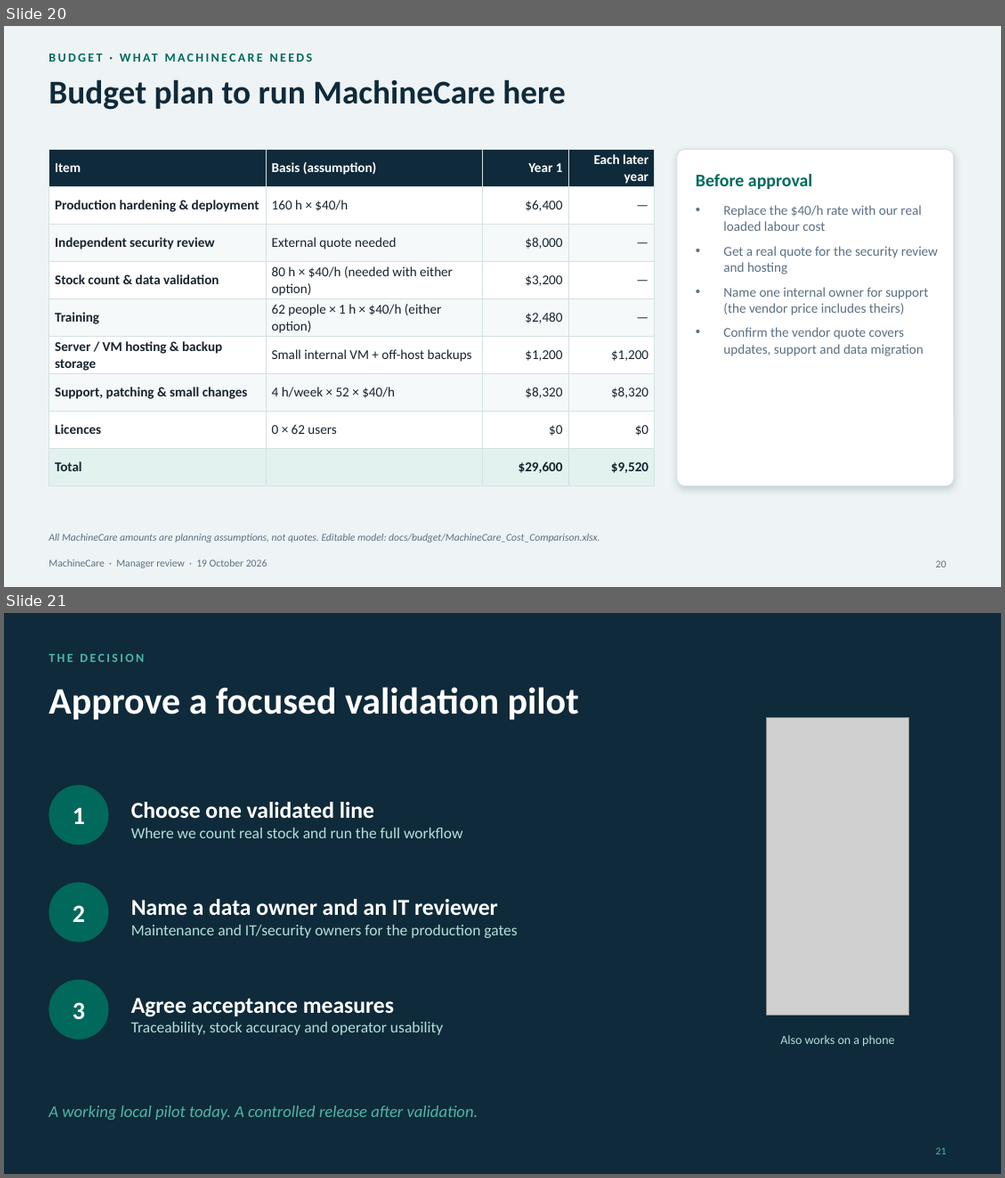
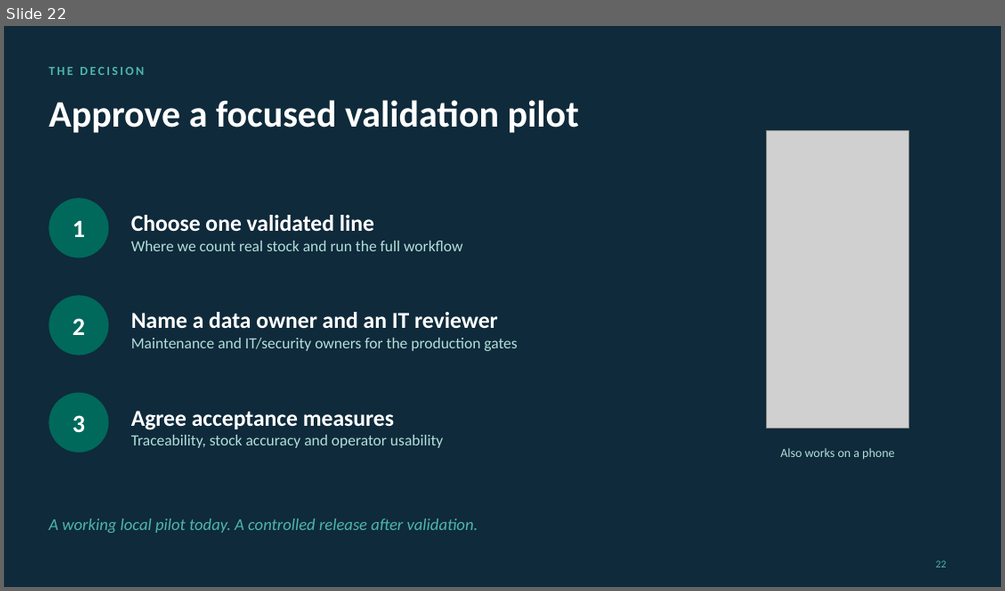
Before and after one commit to Marina-Safwat/MachineCare, a slide deck: docs/manager-presentation-2026-10-19/final/MachineCare_Manager_Review_Final.pptx. Shown one above the other, each under a label of ours: slides 20 and 21 before the commit, slide 22 after it. The pictures are 1005x1178 and 1005x591 pixels, drawn with LibreOffice and Linux fonts; fonts in the diff are those of the drawing; grey boxes stand for pictures. Boxes give left, top, right and bottom in pixels: in the first picture for what was removed or moved away, otherwise in the second. Text is boxed around its words. In the diff, an @@ line names an element or a change of style, - is before the commit and + after.

```diff
--- a/docs/manager-presentation-2026-10-19/final/MachineCare_Manager_Review_Final.pptx
+++ b/docs/manager-presentation-2026-10-19/final/MachineCare_Manager_Review_Final.pptx
@@ slide 20 removed at box(4, 26, 1001, 587), background #EEF4F5 @@
@@ text removed at box(48, 50, 954, 72) @@
-BUDGET · WHAT MACHINECARE NEEDS
@@ title removed at box(48, 79, 565, 110) @@
-Budget plan to run MachineCare here
@@ table removed at box(48, 150, 655, 476), 9 rows, 4 columns @@
-Item | Basis (assumption) | Year 1 | Each later year
-Production hardening & deployment | 160 h × $40/h | $6,400 | —
-Independent security review | External quote needed | $8,000 | —
-Stock count & data validation | 80 h × $40/h (needed with either option) | $3,200 | —
-Training | 62 people × 1 h × $40/h (either option) | $2,480 | —
-Server / VM hosting & backup storage | Small internal VM + off-host backups | $1,200 | $1,200
-Support, patching & small changes | 4 h/week × 52 × $40/h | $8,320 | $8,320
-Licences | 0 × 62 users | $0 | $0
-Total |  | $29,600 | $9,520
@@ rounded rectangle removed at box(677, 150, 954, 486) @@
@@ text removed at box(696, 174, 812, 189) @@
-Before approval
@@ text removed at box(723, 205, 938, 356) @@
-• Replace the $40/h rate with our real loaded labour cost
-• Get a real quote for the security review and hosting
-• Name one internal owner for support (the vendor price includes theirs)
-• Confirm the vendor quote covers updates, support and data migration
@@ text removed at box(48, 559, 267, 568) @@
-MachineCare · Manager review · 19 October 2026
@@ text removed at box(48, 533, 599, 542) @@
-All MachineCare amounts are planning assumptions, not quotes. Editable model: docs/budget/MachineCare_Cost_Comparison.xlsx.
@@ page number removed at box(936, 560, 947, 567) @@
-20
@@ what was slide 21 is now slide 22 @@
@@ page number at box(936, 560, 947, 567): text changed @@
-21
+22
```
Also in this commit, not shown: 1 slide changed, 3 slides added, 7 other files.
